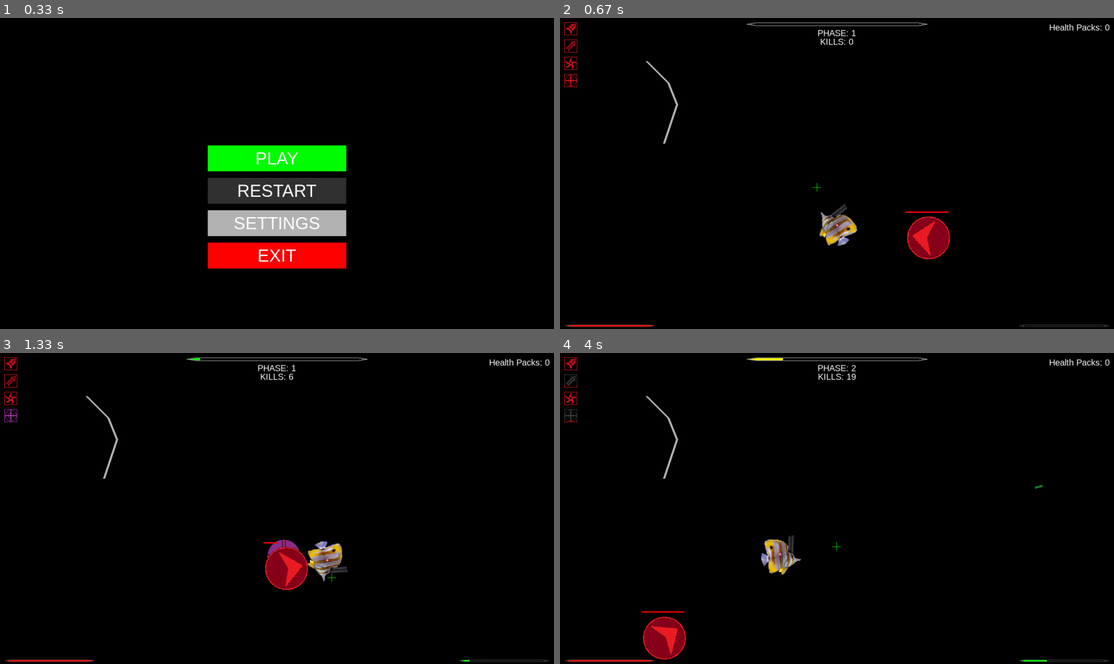
Above: before the commit, frames 1-4 (two rows, left to right).
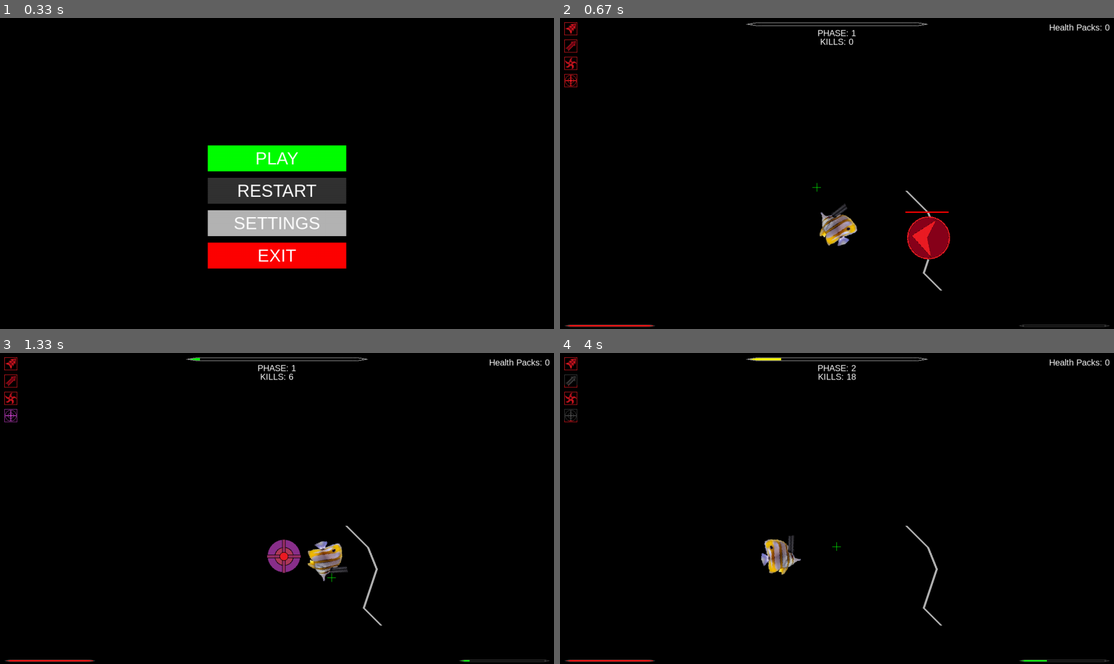
Above: after the commit, the same moments.

Repository: Jacob1Carter/BulletHellPygame
Game: pygame game, started from main.py
Two runs of this game, one before a commit and one after it. Both use one fixed random seed, a clock stepped at 60 frames per second and the inputs below.
Inputs (mouse positions are in pixels of both pictures, inside the frame that each line leads up to):
- Up to frame 1 (0.33 s): no input
- Up to frame 2 (0.67 s): click (814, 185) at 0.38 s
- Up to frame 3 (1.33 s): click (144, 511) at 0.72 s; hold F6 from 1 s (still down); hold D from 1 s (still down); tap F at 1.07 s; click (332, 576) at 1.08 s; tap K at 1.15 s
- Up to frame 4 (4 s): tap F at 1.37, 1.57, 1.87, 2.07, 2.4, 2.7, 2.9, 3.2, 3.47, 3.8 s; release F6 at 1.47 s; release D at 1.47 s; hold D 1.5-1.97 s; click (665, 580) at 1.58 s; hold W 2-2.3 s; click (1041, 617) at 2.08 s; tap E at 2.15, 3.55 s; hold D 2.33-2.8 s; click (692, 393) at 2.42 s; tap K at 2.48, 3.88 s; hold A 2.83-3.37 s; click (704, 446) at 2.92 s; hold S 3.4-3.7 s; click (809, 589) at 3.48 s; hold A from 3.73 s (still down); click (837, 545) at 3.82 s

Frame 1 is identical in both runs. In frame 2, 0.2% of the frame differs, in the area x 15-69%, y 13-88%; in frame 3, 1.1%; in frame 4, 1.2%, in the area x 14-88%, y 1-99%.

Commit message:
Bullets collide with cover + (a lot of debugging files)

Diff:
--- a/main.py
+++ b/main.py
@@ -8,7 +8,7 @@
 import entities
 import json
 from screeninfo import get_monitors
-
+from tools import shortest_distance
 
 pygame.font.init()
 
@@ -247,7 +247,7 @@
 #   Called once per frame, this function goes through all bullets currently active and moves them, then checks if it
 #   hits an entity of the opposing team, if this is the case, the bullet deals damage, and is removed. There is one
 #   final check to ensure the bullet does not go out of bounds.
-def handle_bullets(bullets, player, enemies):
+def handle_bullets(bullets, player, enemies, covers):
     remove_list = []
     for bullet in bullets:
 
@@ -282,6 +282,15 @@
                     player.heal(3)
                     break
 
+        #   check if hit cover
+
+        for cover in covers:
+            for segment in cover.segments:
+                if shortest_distance(segment.ax, segment.ay, segment.bx, segment.by, bullet.x, bullet.y) <= bullet.width*2:
+                    if bullet not in remove_list:
+                        remove_list.append(bullet)
+                    break
+
         #   check if out of bounds
 
         if bullet.x < 0 or bullet.x > WIDTH or bullet.y < 0 or bullet.y > HEIGHT:
@@ -445,11 +454,11 @@
         WIN.blit(
             pygame.transform.rotate(bullet.owner.bullet_img, bullet.angle),
             bullet.rect)
+        pygame.draw.circle(WIN, COLOURS["yellow"], (bullet.x, bullet.y), 1)
 
     #   Show player
 
     WIN.blit(pygame.transform.rotate(player.img, player.angle), player.rect)
-    pygame.draw.circle(WIN, COLOURS["pink"], (player.x, player.y), 3)
 
     #   Show enemies
 
@@ -829,6 +838,7 @@
     pause = True
     settings = False
     ui = True
+    spawn_enemies = True
 
     player = entities.Player()
 
@@ -851,7 +861,7 @@
     glaives = []
     shockwaves = []
     covers = [
-        entities.Cover([(100, 100), (150, 150), (170, 200), (140, 290)], (100, 0))
+        entities.Cover([(100, 100), (150, 150), (170, 200), (140, 290), (180, 330)], (700, 300))
     ]
 
     play_button = ui_objects.Button((WIDTH // 2) - ((WIDTH // 4) / 2), (HEIGHT // 2) - 65, WIDTH // 4, 60, COLOURS["green"], "PLAY", COLOURS["white"])
@@ -926,6 +936,10 @@
                     player.health = player.max_health
                     player.invulnerable = not player.invulnerable
 
+                if event.key == pygame.K_F6:
+                    spawn_enemies = not spawn_enemies
+                    enemies = {}
+
         keys_pressed = pygame.key.get_pressed()
         mouse_pressed = pygame.mouse.get_pressed()
 
@@ -1095,26 +1109,27 @@
 
             #   enemy spawn
 
-            if len(enemies) < spawn_rules["max"]:
-                if not enemy_spawn_cooldown:
-                    if random.random() > 0.1:
-                        enemies.update({
-                            num:
-                                entities.Enemy(random.randint(30, WIDTH - 30), random.randint(30, HEIGHT - 30), 15, 0, 300, 1)
-                        })
-                    else:
-                        enemies.update({
-                            num:
-                                entities.Enemy(random.randint(30, WIDTH - 30), random.randint(30, HEIGHT - 30), 30, 30, 400, 1.2)
-                        })
-                    num += 1
-                    enemy_spawn_cooldown = True
+            if spawn_enemies:
+                if len(enemies) < spawn_rules["max"]:
+                    if not enemy_spawn_cooldown:
+                        if random.random() > 0.1:
+                            enemies.update({
+                                num:
+                                    entities.Enemy(random.randint(30, WIDTH - 30), random.randint(30, HEIGHT - 30), 15, 0, 300, 1)
+                            })
+                        else:
+                            enemies.update({
+                                num:
+                                    entities.Enemy(random.randint(30, WIDTH - 30), random.randint(30, HEIGHT - 30), 30, 30, 400, 1.2)
+                            })
+                        num += 1
+                        enemy_spawn_cooldown = True
 
             #   entity handling
 
             handle_enemies(enemies, player, bullets, health_packs)
             pause = handle_player(player, keys_pressed, mouse_pressed, bullets, rockets, health_packs, glaives, shockwaves)
-            handle_bullets(bullets, player, enemies)
+            handle_bullets(bullets, player, enemies, covers)
             handle_glaives(glaives, player, enemies)
             handle_rockets(rockets, player, enemies, bullets)
             handle_shockwaves(shockwaves, enemies)
--- a/tools.py
+++ b/tools.py
@@ -1,5 +1,6 @@
 import os
 import json
+import math
 from PIL import Image
 
 
@@ -79,3 +80,64 @@
         data = json.load(file)
 
     print(data)
+
+
+def check_on_line(start_x, start_y, end_x, end_y, point_x, point_y):
+    # Calculate the slope
+    if start_x != end_x:
+        m = (end_y - start_y) / (end_x - start_x)
+    else:
+        # The line is vertical, so the slope is undefined
+        m = float('inf')
+
+    print(m)
+
+    # Calculate the y-intercept
+    b = start_y - m * start_x
+
+    # Check if the point lies on the line
+    if point_y == m * point_x + b:
+        return True
+    else:
+        return False
+
+
+import math
+
+
+def shortest_distance(start_x, start_y, end_x, end_y, point_x, point_y):
+    # Calculate the length of the line segment
+    line_length = math.dist((start_x, start_y), (end_x, end_y))
+
+    # If the line has zero length, return the distance between the point and the start point
+    if line_length == 0:
+        return math.dist((start_x, start_y), (point_x, point_y))
+
+    # Calculate the normalized direction vector of the line
+    direction_x = (end_x - start_x) / line_length
+    direction_y = (end_y - start_y) / line_length
+
+    # Calculate the vector between the start point and the given point
+    vector_x = point_x - start_x
+    vector_y = point_y - start_y
+
+    # Calculate the dot product of the vector and the direction vector
+    dot_product = vector_x * direction_x + vector_y * direction_y
+
+    # Check if the closest point is beyond the start point of the line
+    if dot_product < 0:
+        closest_point_x = start_x
+        closest_point_y = start_y
+    # Check if the closest point is beyond the end point of the line
+    elif dot_product > line_length:
+        closest_point_x = end_x
+        closest_point_y = end_y
+    else:
+        # Calculate the closest point on the line to the given point
+        closest_point_x = start_x + dot_product * direction_x
+        closest_point_y = start_y + dot_product * direction_y
+
+    # Calculate the distance between the closest point and the given point
+    distance = math.dist((closest_point_x, closest_point_y), (point_x, point_y))
+
+    return distance
Binary file added: other/debug/Screenshot 2024-01-16 135900.png
Binary file added: other/debug/Screenshot 2024-01-16 140838.png
Binary file added: other/debug/Screenshot 2024-01-16 141531.png
Binary file added: other/debug/Screenshot 2024-01-16 142129.png
Not shown, changed: todo.txt
